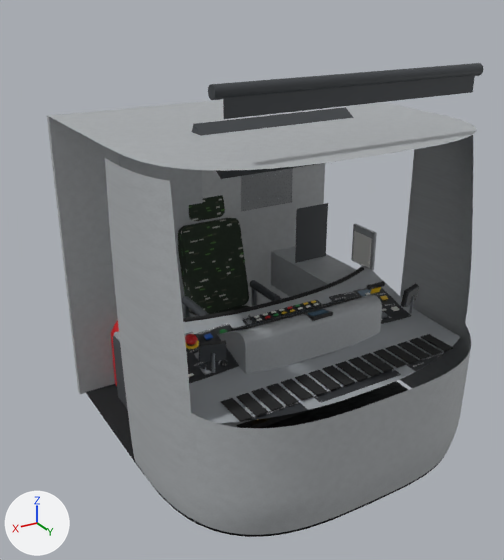
The glTF model tram_parts/extremites/cts403ng/cab.glb, before and after one commit.
Camera for both pictures: a camera (50 mm lens) standing at (2.35, 7.31, 3.23) and looking at (-0.02, 3.37, 1.26). The axes (+X, +Y, +Z) are drawn at lower left. The lights are the same throughout. The first picture is the older version. Where no turn or scale is listed for an object, it has been applied to the vertices. Vertices at exactly the same position are counted once.

The first picture shows 'cab_shell', 'desk', 'driver_seat' and 5 more.
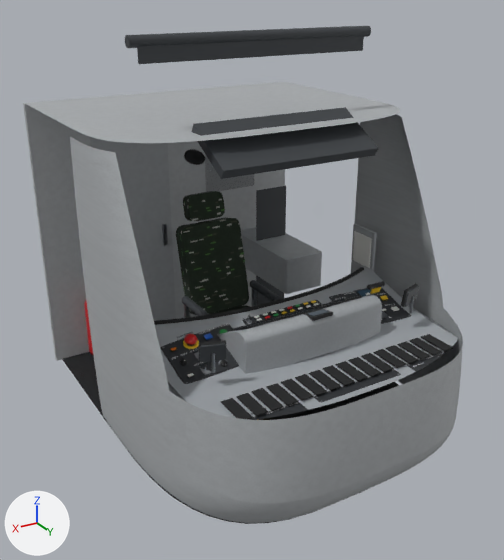
Patch to the scene script:
```diff
--- a/tram_parts/extremites/cts403ng/cab.glb.py
+++ b/tram_parts/extremites/cts403ng/cab.glb.py
@@ me_cab_shell @@
 # used by ob_cab_shell; location = (0.0, 0.0, 0.0)
-me_cab_shell.from_pydata(...)  # 3043 vertices, 5390 faces; spans x -1.12..1.12, y 2.19..4.85, z 0.32..2.81
+me_cab_shell.from_pydata(...)  # 3043 vertices, 5390 faces; spans x -1.12..1.12, y 1.59..4.85, z 0.32..2.95
+# me_cab_shell part 1: the loose piece of 112 vertices spanning x 0.73..0.88, y 2.75..2.9, z 0.37..0.93 is moved by (0.0, -0.6, 0.0)
+# me_cab_shell part 2: the loose piece of 8 vertices spanning x -1.12..1.12, y 2.67..2.71, z 0.32..2.42 is moved by (0.0, -0.6, 0.0)
+# me_cab_shell part 3: the loose piece of 8 vertices spanning x 0.09..0.12, y 2.71..2.74, z 1.16..1.34 is moved by (0.0, -0.6, 0.0)
+# me_cab_shell part 4: the loose piece of 8 vertices spanning x -0.93..-0.63, y 3.02, z 0.4..1.6 is moved by (0.0, -0.6, 0.0)
+# me_cab_shell part 5: the loose piece of 26 vertices spanning x -0.85..0.85, y 4.42..4.49, z 2.73..2.81 is moved by (0.0, -0.98, 0.15)
+# me_cab_shell part 6: the loose piece of 8 vertices spanning x -0.8..0.8, y 4.48, z 2.65..2.77 is moved by (0.0, -0.98, 0.15)
+# me_cab_shell part 7: the loose piece of 26 vertices spanning x -0.96..-0.6, y 2.19..3.54, z 0.85..1.15 is moved by (0.0, -0.6, 0.0)
+# me_cab_shell part 8: the loose piece of 8 vertices spanning x 0.03..0.67, y 2.71..2.72, z 0.41..2.36 is moved by (0.0, -0.6, 0.0)
+# me_cab_shell part 9: the loose piece of 8 vertices spanning x -0.79..-0.31, y 2.71..2.72, z 1.55..1.95 is moved by (0.0, -0.6, 0.0)
+# me_cab_shell part 10: the loose piece of 30 vertices spanning x -1.08..1.08, y 2.71..4.8, z 0.32 is rebuilt with 30 vertices and now spans x -1.08..1.08, y 2.11..4.69, z 0.32
+# me_cab_shell part 11: the loose piece of 30 vertices spanning x -1.12..1.12, y 2.71..4.64, z 2.42 is rebuilt with 30 vertices and now spans x -1.12..1.12, y 2.11..3.9, z 2.42
+# me_cab_shell part 12: 1 vertex moved within x 0.0, y 4.85, z 0.83; 2299 vertices removed from x -1.12..1.12, y 3.73..4.85, z 0.35..2.36; 2299 vertices added at x -1.12..1.12, y 3.13..4.85, z 0.35..2.37
 me_cab_shell.materials.append(mat_btn_black)
```

Changed parts and their boxes [x1, y1, x2, y2] in the pictures (504 x 560 px; the box of a moved part takes in the faces that stretch with it):
'cab_shell', reshaped: before [47, 63, 483, 537]; after [23, 26, 463, 524]
part 1 of me_cab_shell, moved or reshaped (mostly hidden): before [111, 320, 119, 387]; after [84, 301, 93, 355]
part 2 of me_cab_shell, moved or reshaped: before [47, 100, 325, 394]; after [23, 82, 285, 361]
part 3 of me_cab_shell, moved or reshaped (not visible before): after [162, 224, 168, 246]
part 4 of me_cab_shell, moved or reshaped: before [295, 203, 328, 263]; after [256, 186, 286, 305]
part 5 of me_cab_shell, moved or reshaped: before [208, 63, 483, 100]; after [125, 26, 371, 48]
part 6 of me_cab_shell, moved or reshaped: before [223, 75, 475, 119]; after [137, 36, 364, 64]
part 7 of me_cab_shell, moved or reshaped: before [271, 246, 356, 297]; after [241, 227, 322, 294]
part 8 of me_cab_shell, moved or reshaped: before [118, 153, 203, 318]; after [89, 136, 176, 321]
part 9 of me_cab_shell, moved or reshaped: before [241, 168, 293, 211]; after [205, 154, 254, 192]
part 10 of me_cab_shell, rebuilt: before [86, 381, 444, 537]; after [62, 352, 399, 524]
part 11 of me_cab_shell, rebuilt: before [51, 101, 476, 171]; after [27, 82, 400, 143]
part 12 of me_cab_shell, moved or reshaped: before [105, 135, 473, 535]; after [70, 114, 463, 523]
